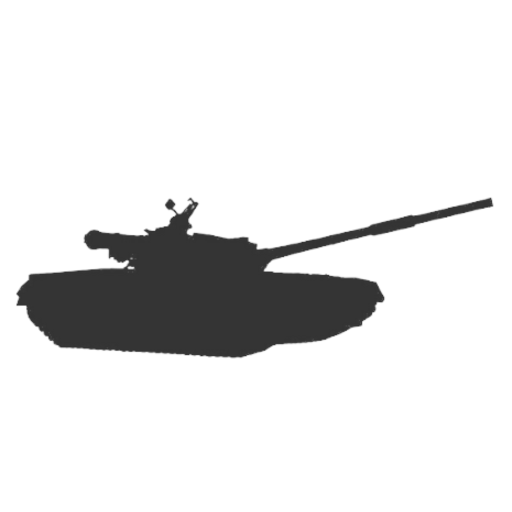
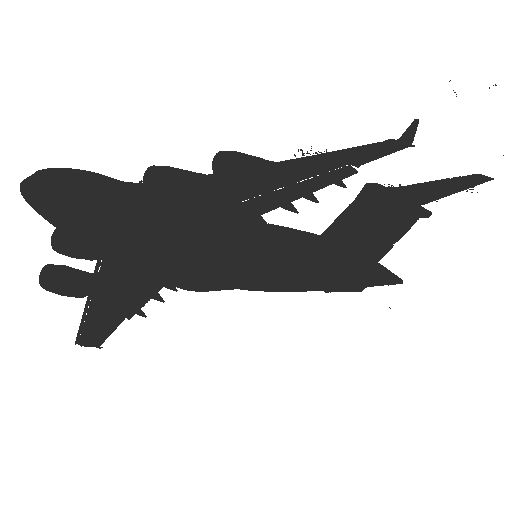
Layered file, before and after one edit (512 × 512). Changes by layer:
added layer "Pasted Layer #15" above "Pasted Layer #14" over [20, 80, 504, 349]
hid "Pasted Layer" over [15, 195, 494, 359]
